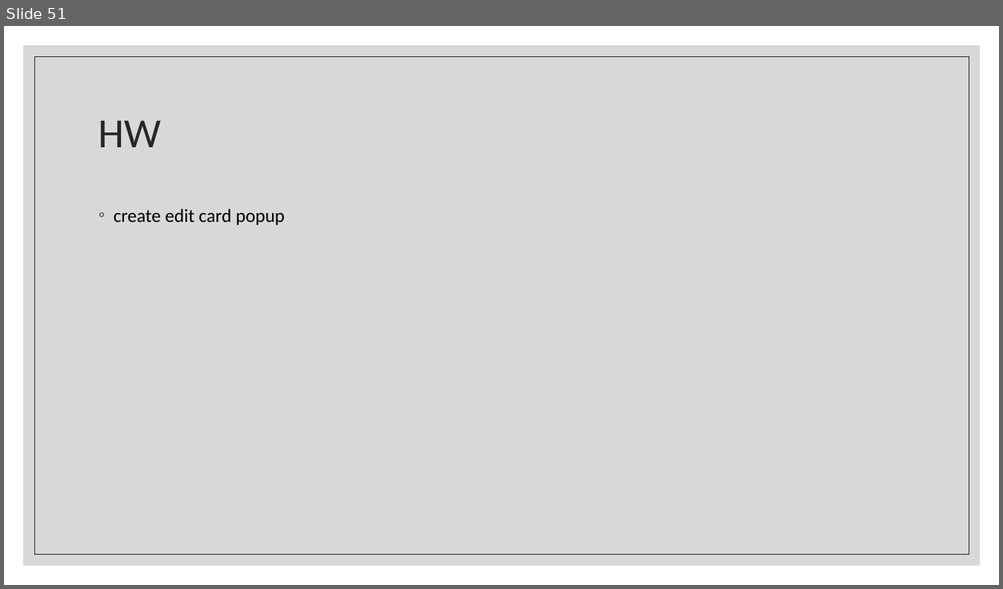
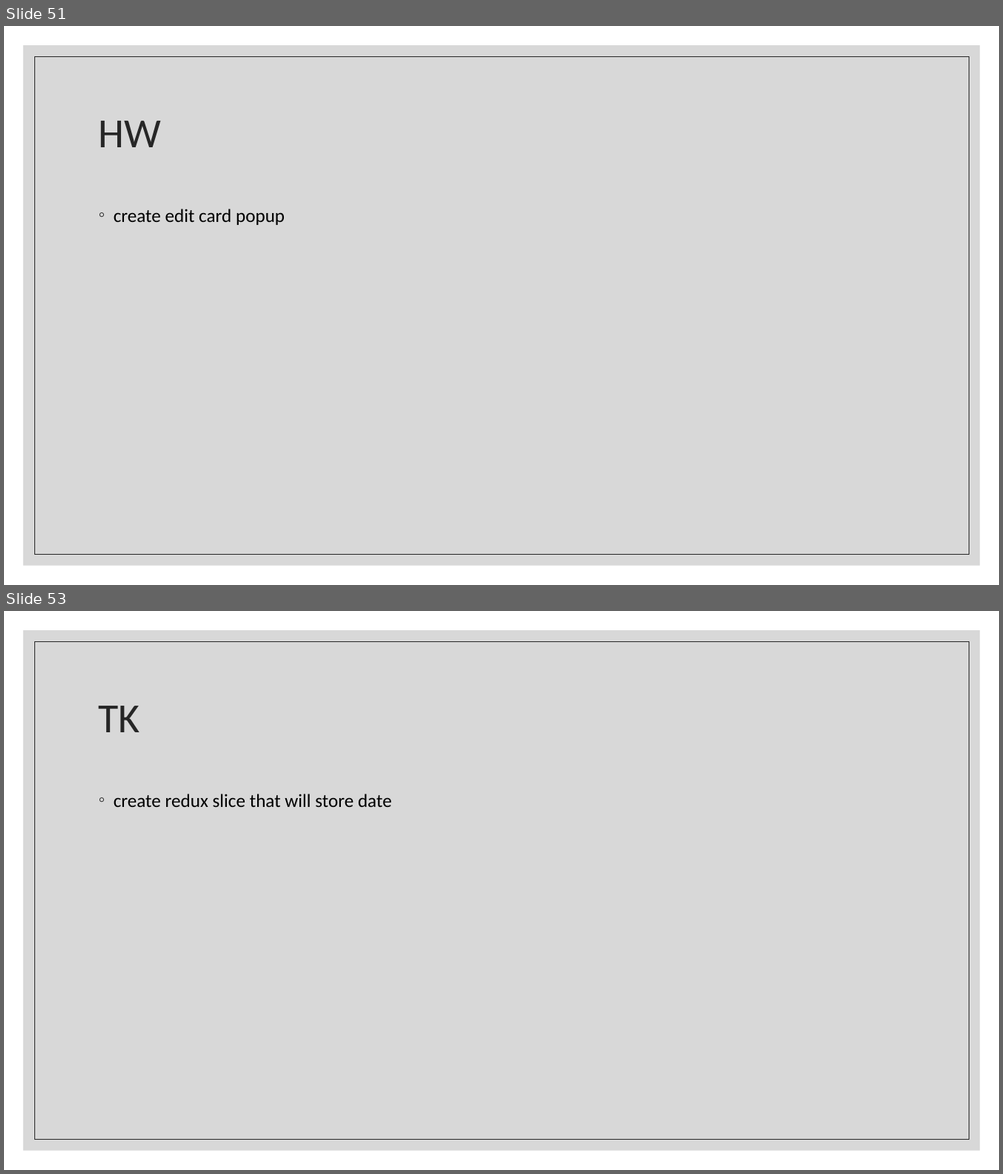
Before and after one commit to Rlss91/ht_W011121MR_morning_first-project, a slide deck: docs/React.pptx. Shown one above the other, each under a label of ours: slide 51 before the commit, slides 51 and 53 after it; the slides between them are not shown. The pictures are 1003x589 and 1003x1174 pixels, drawn with LibreOffice and Linux fonts; fonts in the diff are those of the drawing. Boxes give left, top, right and bottom in pixels: in the first picture for what was removed or moved away, otherwise in the second. Text is boxed around its words. In the diff, an @@ line names an element or a change of style, - is before the commit and + after.

Commit message:
redux

```diff
--- a/docs/React.pptx
+++ b/docs/React.pptx
@@ slide 53 added at (4, 611, 999, 1170), background #FFFFFF; not listed: 2 template elements that a slide beside it also shows @@
@@ title added at (99, 706, 140, 732), 40 pt, text #262626 @@
+TK
@@ text added at (114, 794, 392, 807), 18 pt, text #000000 @@
+◦ create redux slice that will store date
```
Also in this commit, not shown: 1 slide changed, 4 other slides added, 1 slide removed, 8 other files.
